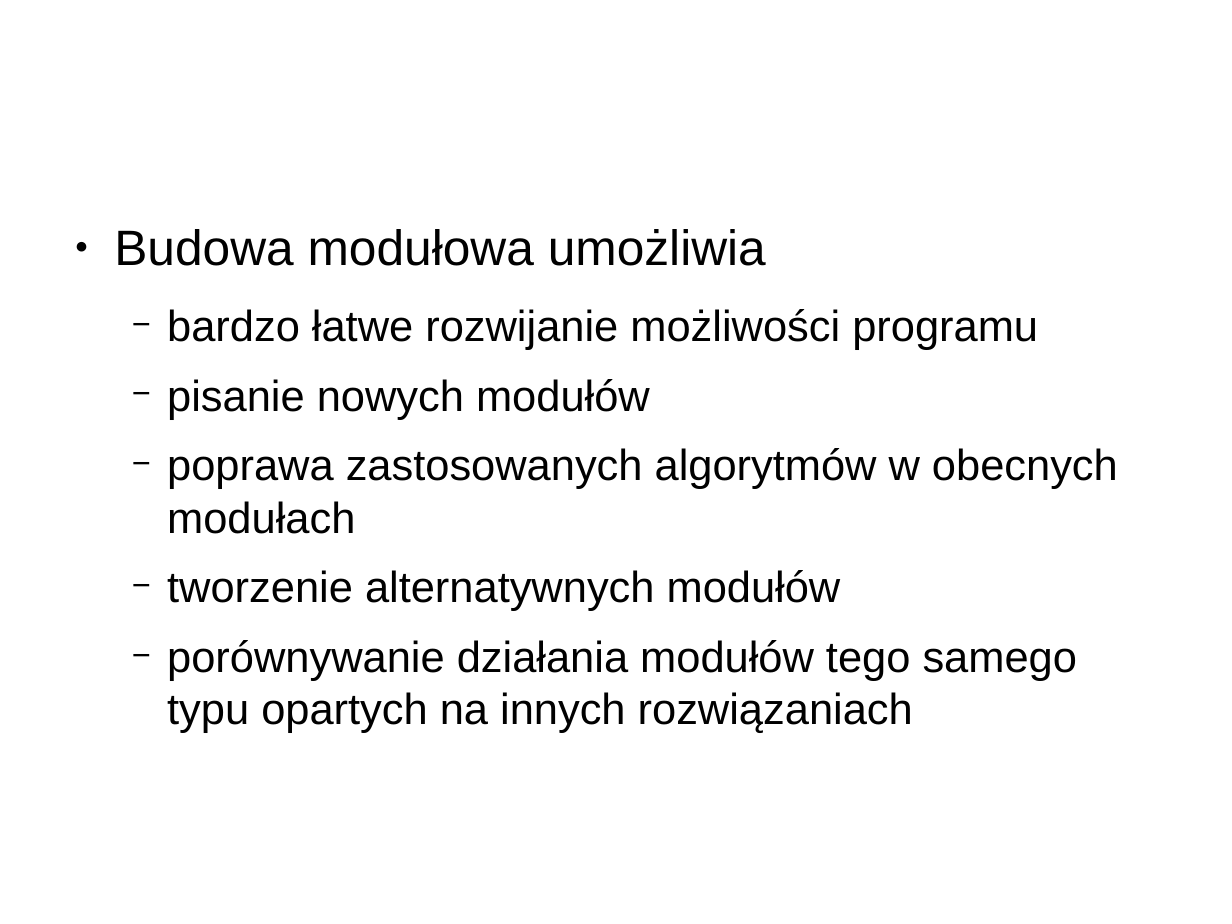
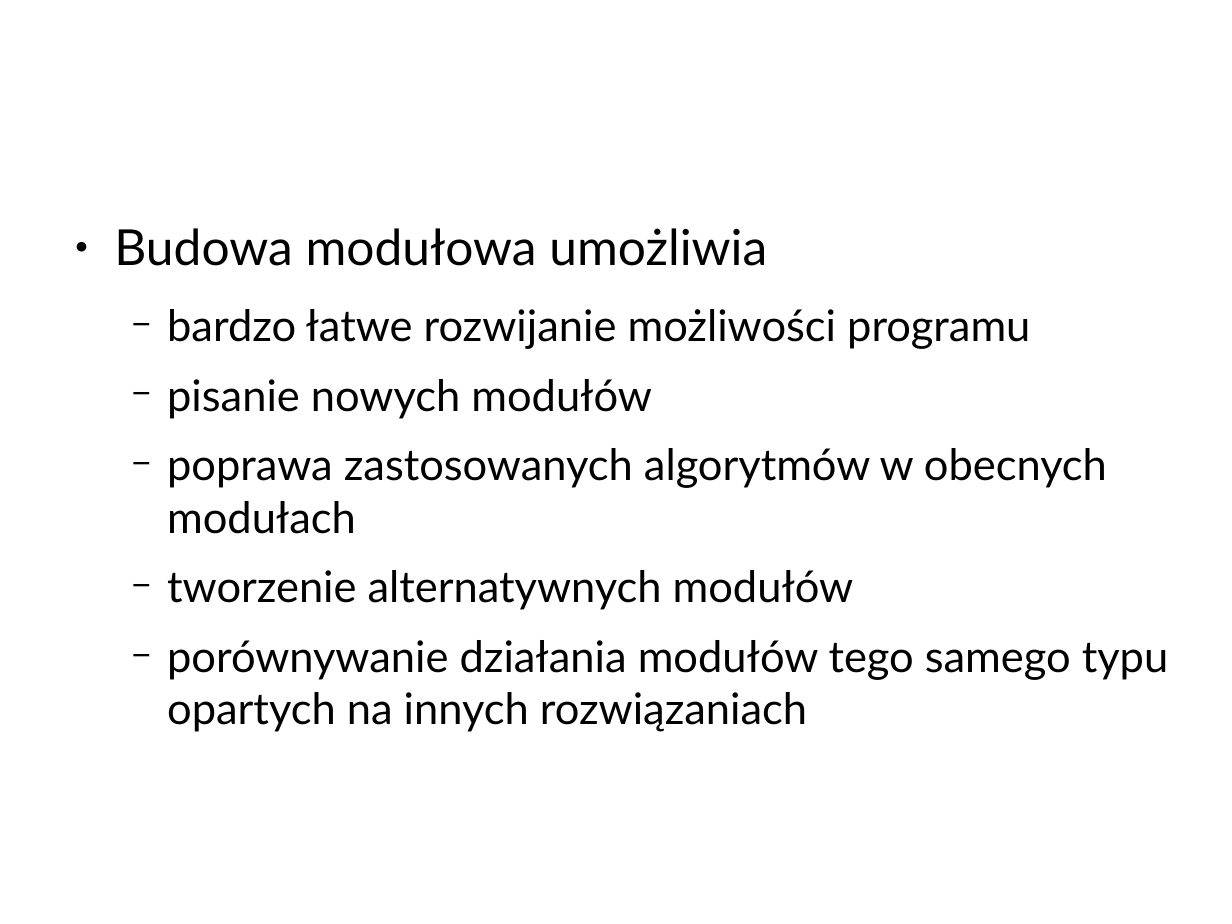
Before and after one commit to hateom/si-air, a slide deck: slide 10 of doc/prezentacja_v2.odp. Drawn at 1232x924 pixels with LibreOffice and Linux fonts; fonts in the diff are those of the drawing; background and template pictures are left out. Boxes give left, top, right and bottom in pixels: in the first picture for what was removed or moved away, otherwise in the second. Text is boxed around its words. In the diff, an @@ line names an element or a change of style, - is before the commit and + after.

```diff
--- a/doc/prezentacja_v2.odp
+++ b/doc/prezentacja_v2.odp
@@ text "Budowa modułowa umożliwia" at bbox=[114, 228, 1168, 732]: font Arial to Lato @@
```
Also in this commit, not shown: 2 other slides changed.
